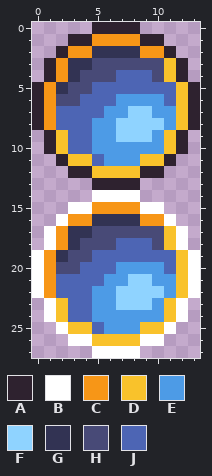
Pixel-art sprite: Enamel/Content/BlueSocket.png. The first picture shows the starting point.
The file is 14x28 pixels.
Palette (. is transparent): A #2e222f  B #ffffff  C #f79617  D #f9c22b  E #4d9be6  F #8fd3ff  G #323353  H #484a77  J #4d65b4
Pixels before, first column x 0:
 0 .....AAAA.....
 1 ...AACCCCAA...
 2 ..ACCGGGGCCA..
 3 .ACGGHHHHHHDA.
 4 .ACGHHHJJJHDA.
 5 ACGHHJJJJJJJDA
 6 ACHHJJJEEEEJDA
 7 ACJJJJEEFFEEDA
 8 ACJJJEEFFFFEDA
 9 .ADJJEEFFFEDA.
10 .ADJJEEEEEEDA.
11 ..ADDJEEEDDA..
12 ...AADDDDAA...
13 .....AAAA.....
14 .....BBBB.....
15 ...BBCCCCBB...
16 ..BCCGGGGCCB..
17 .BCGGHHHHHHDB.
18 .BCGHHHJJJHDB.
19 BCGHHJJJJJJJDB
20 BCHHJJJEEEEJDB
21 BCJJJJEEFFEEDB
22 BCJJJEEFFFFEDB
23 .BDJJEEFFFEDB.
24 .BDJJEEEEEEDB.
25 ..BDDJEEEDDB..
26 ...BBDDDDBB...
27 .....BBBB.....
And afterwards:
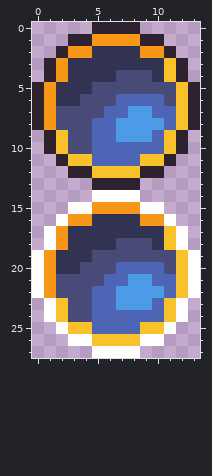
From old to new:
Changed rows in their new state; - is an unchanged pixel.
first column x 2:
 3 ---GGGGGG-
 4 --GGGHHHG-
 5 -GGHHHHHHH
 6 GGHHHJJJJH
 7 HHHHJJEEJJ
 8 HHHJJEEEEJ
 9 -HHJJEEEJ-
10 -HHJJJJJJ-
11 ----JJJ---
first column x 2:
17 ---GGGGGG-
18 --GGGHHHG-
19 -GGHHHHHHH
20 GGHHHJJJJH
21 HHHHJJEEJJ
22 HHHJJEEEEJ
23 -HHJJEEEJ-
24 -HHJJJJJJ-
25 ----JJJ---
Where, in picture pixels (left, top, right, bottom), the same in both pictures:
changed: (56, 58, 176, 166)
changed: (56, 226, 176, 334)
